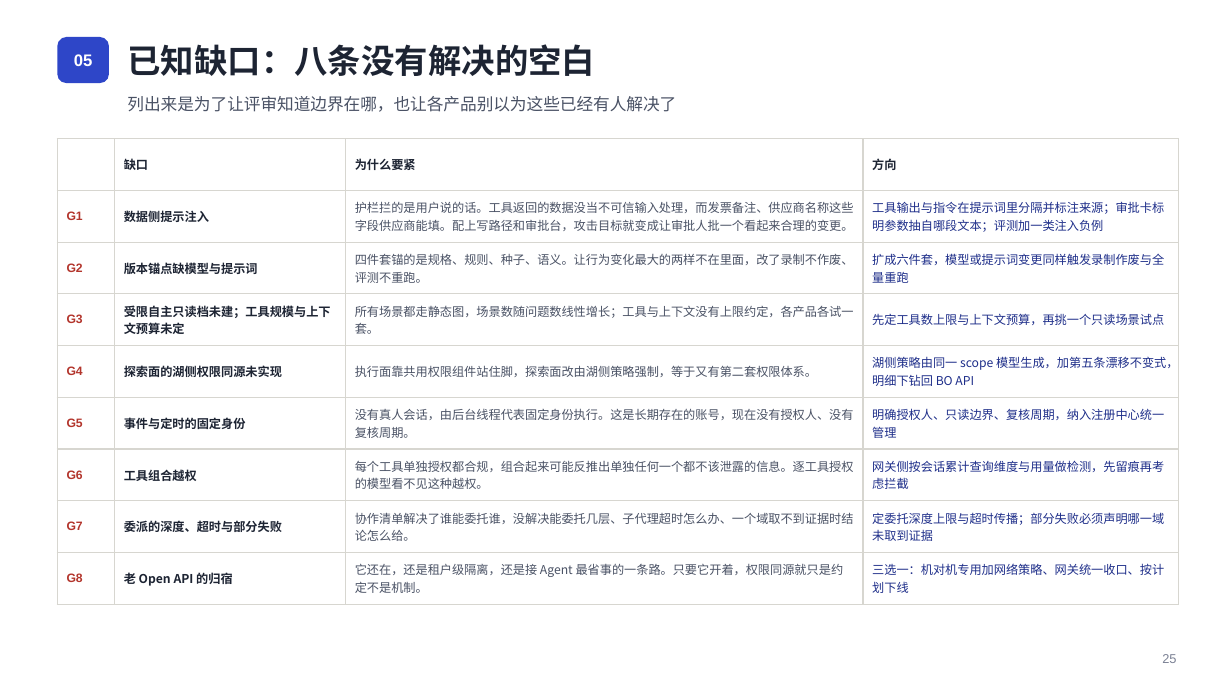
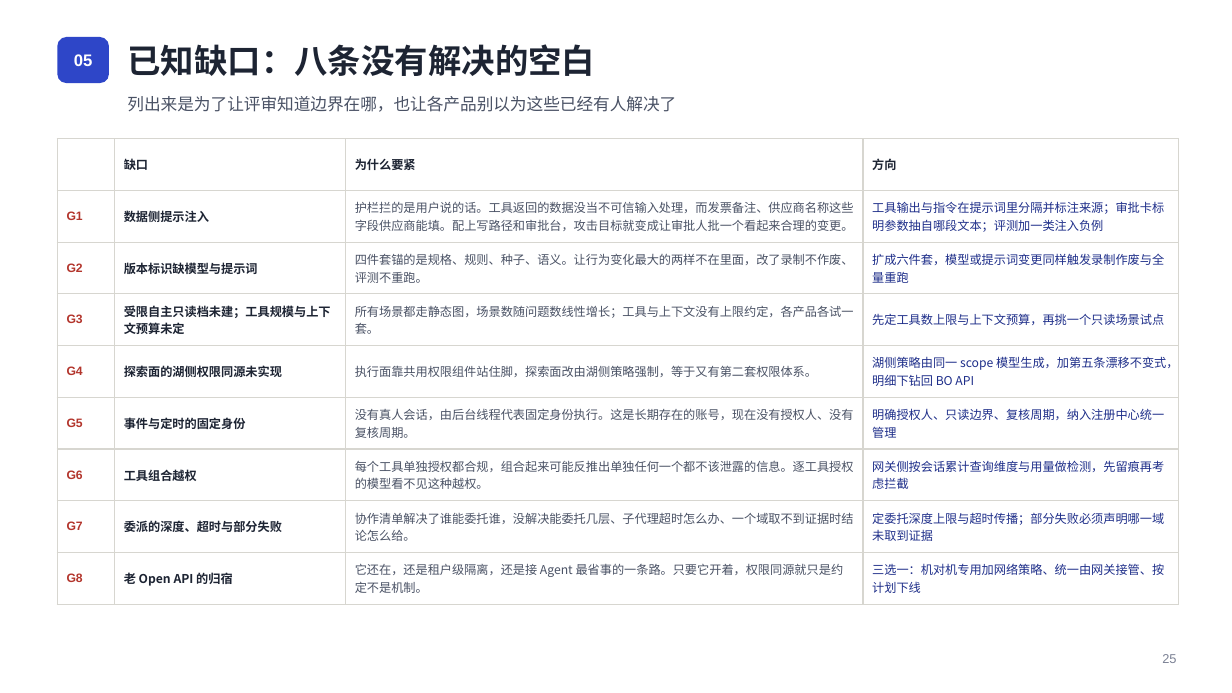
Before and after one commit to xiaohanarch/ERP-AI, a slide deck: slide 26 of docs/ERP-AI-L1参考架构-汇报版.pptx. Drawn at 1232x693 pixels with LibreOffice and Linux fonts; fonts in the diff are those of the drawing. Boxes give left, top, right and bottom in pixels: in the first picture for what was removed or moved away, otherwise in the second. Text is boxed around its words. In the diff, an @@ line names an element or a change of style, - is before the commit and + after.

Commit message:
docs: intro_v2 与汇报 PPT 黑话清理 —— 张力/口径/平价/对冲等 10 类术语换大白话
读者反馈「张力、口径这类词看不懂」，全文（HTML + PPT 31 页 + 两处源码注释
引用）统一替换为直白说法：

- 张力/张力点 → 冲突点（标题改「四个互相打架、需要表态的冲突点」）
- 口径 → 按语义拆分：权限标准 / 定义 / 定义层 / 与页面一致 /
  三个入口对照（三口径）/ 自动对账（口径互证）/ 含义（字段口径）等
- 平价 → 一致（权限平价测试 → 权限一致性测试；Java 注释同步改写）
- 对冲 → 保险（预埋对冲 → 预埋保险；替换的对冲 → 给终局替换留的保险）
- 锚点 → 基准（评测锚点 → 评测基准；版本锚点 → 版本标识；
  锚定 → 断言/锁定/引用 按语境）
- 收口 → 统一由网关接管；标的 → 示例；扇出 → 对外分发

统计：HTML 127 处（含跨标签隔断检查清零）、PPT 40 个文本 run
（XML 良构 + zip 完整性校验通过）；同步两处被文档引用的源码注释
（PermissionService.java 平价措辞、questions-capability.yaml 锚点用例）
保持文档引用与代码一致（均为注释行，无行为变更）

```diff
--- a/docs/ERP-AI-L1参考架构-汇报版.pptx
+++ b/docs/ERP-AI-L1参考架构-汇报版.pptx
@@ table at (57, 139, 1178, 597) @@
-row 3, column 2: 版本锚点缺模型与提示词
+row 3, column 2: 版本标识缺模型与提示词
-row 9, column 4: 三选一：机对机专用加网络策略、网关统一收口、按计划下线
+row 9, column 4: 三选一：机对机专用加网络策略、统一由网关接管、按计划下线
```
Also in this commit, not shown: 21 other slides changed, 3 other files.
